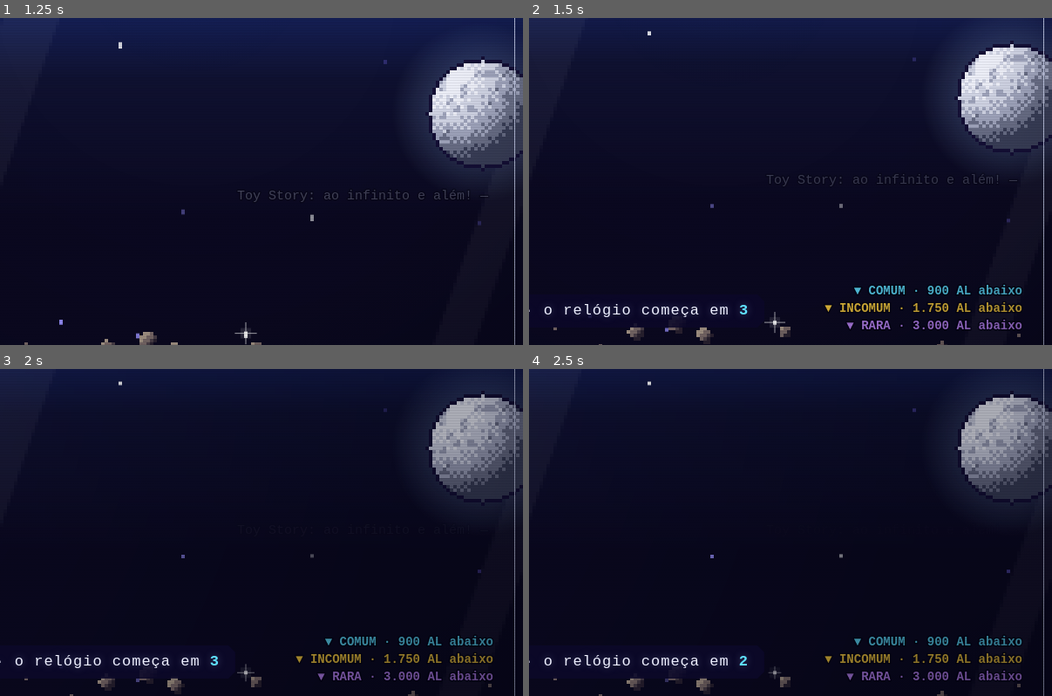
Above: before the commit, frames 1-4 (two rows, left to right).
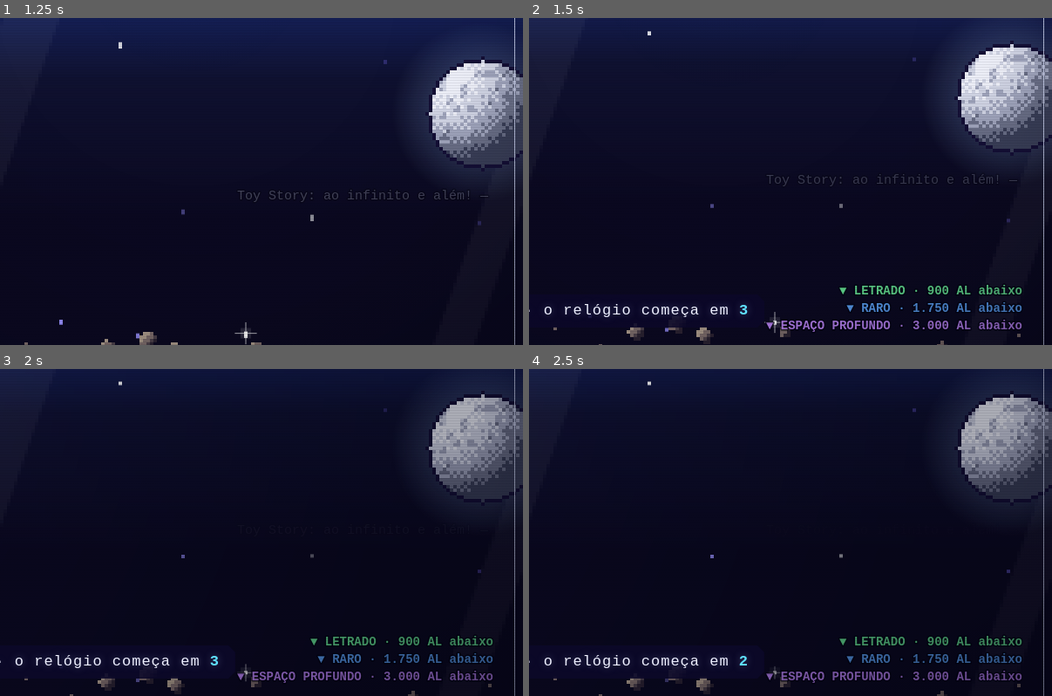
Above: after the commit, the same moments.

Repository: pedro1ace/nichoojogo
Game: browser game, page jogo/index.html
The game is run twice, just before and just after one commit, with the same random seed, the same clock (stepped at 60 frames per second) and the same inputs.
Inputs:
- Up to frame 1 (1.25 s): click "▼ INICIAR VIAGEM ▼" at 0.27 s; tap Space at 1.1 s
- Up to frame 2 (1.5 s): no input
- Up to frame 3 (2 s): tap Space at 1.6 s
- Up to frame 4 (2.5 s): tap Space at 2.1 s
The pictures show only the part of the screen within x 50-100%, y 50-100%; the shares and areas given below are measured in that part.

Frame 1 is identical in both runs. In frame 2, 1.2% of the frame differs, in the area x 45-95%, y 81-96%; in frame 3, 1.2%; in frame 4, 1.2%.

Commit message:
Raridades com novos nomes e cores: óbvia (branco), letrado (verde), raro (azul), espaço profundo (roxo), singularidade (rosa)
Co-Authored-By: Claude Opus 5.5 (1M context) <noreply@anthropic.com>
Claude-Session: https://claude.ai/code/session_01RMtWH58epNxSVSB9XNG4Xh

Diff:
--- a/jogo/cena.js
+++ b/jogo/cena.js
@@ -51,12 +51,12 @@
 
 // Faixas de raridade. "min" é em pontos da resposta.
 const FAIXAS = [
-  { id: "rara", min: 60, nome: "RARA", cor: "#c38bff", emoji: "☄️", frase: "Quase ninguém chega tão fundo." },
-  { id: "incomum", min: 35, nome: "INCOMUM", cor: "#ffd23f", emoji: "🪐", frase: "Poucos foram por esse caminho." },
-  { id: "comum", min: 18, nome: "COMUM", cor: "#5fe1ff", emoji: "🌙", frase: "Boa, mas ainda perto de casa." },
+  { id: "rara", min: 60, nome: "ESPAÇO PROFUNDO", cor: "#c38bff", emoji: "☄️", frase: "Quase ninguém chega tão fundo." },
+  { id: "incomum", min: 35, nome: "RARO", cor: "#5fa8ff", emoji: "🪐", frase: "Poucos foram por esse caminho." },
+  { id: "comum", min: 18, nome: "LETRADO", cor: "#6cf09a", emoji: "🌙", frase: "Boa, mas ainda perto de casa." },
   { id: "obvia", min: 0, nome: "ÓBVIA", cor: "#e8f0ff", emoji: "🛰️", frase: "Todo mundo pensou nessa." },
 ];
-const SUPERNOVA = { id: "supernova", nome: "SUPERNOVA", cor: "#ff4fd8", emoji: "🌟", frase: "Você achou a resposta escondida desta pergunta!" };
+const SUPERNOVA = { id: "supernova", nome: "SINGULARIDADE", cor: "#ff4fd8", emoji: "🌟", frase: "Você achou a resposta escondida desta pergunta!" };
 
 // mistura duas cores "#rrggbb" (k = 0 dá a primeira, 1 dá a segunda)
 function misturarCor(a, b, k) {
@@ -317,7 +317,7 @@
   };
   // cada faixa num tom só (escuro, médio, a cor, e um brilho claro): simples, sem confusão de cores.
   // A supernova fica colorida de propósito.
-  const MONO = { obvia: "#e8f0ff", comum: "#5fe1ff", incomum: "#ffd23f", rara: "#c38bff", nada: "#ff6b81" };
+  const MONO = { obvia: "#e8f0ff", comum: "#6cf09a", incomum: "#5fa8ff", rara: "#c38bff", nada: "#ff6b81" };
   function pintarDeUmaCor(ctx, hex) {
     const c = [1, 3, 5].map((i) => parseInt(hex.slice(i, i + 2), 16));
     const mistura = (k, alvo) => c.map((v) => Math.round(v + (alvo - v) * k));
--- a/jogo/index.html
+++ b/jogo/index.html
@@ -58,7 +58,7 @@
         <summary hidden>como jogar</summary>
         <p>Cada pergunta pede uma palavra de um tema. Você tem 25 segundos.
            Respostas óbvias levam o tardígrado só um pouquinho; as nichadas levam você para o fundo do espaço.
-           Cada pergunta esconde uma <b>supernova</b>, a resposta secreta que vale o dobro.
+           Cada pergunta esconde uma <b>singularidade</b>, a resposta secreta que vale o dobro.
            Errou a grafia? O jogo sugere a correção, e você confirma.</p>
       </details>
     </section>
--- a/jogo/jogo.js
+++ b/jogo/jogo.js
@@ -1,7 +1,7 @@
 // Nicho: regras do jogo diário.
 // Cada pergunta pede uma palavra de um tema; o jogador tem 25 segundos.
 // Quanto mais nichada a resposta, mais pontos e mais fundo o foguete desce.
-// Acertar a "supernova" (a resposta secreta da pergunta) dobra os pontos.
+// Acertar a "singularidade" (a resposta secreta da pergunta; no código, "supernova") dobra os pontos.
 // Vem de outros arquivos: window.NICHO_DADOS (dados.js), Som (som.js),
 // criarCena, faixaDe, FAIXAS, viagem, DURACAO_DESCIDA (cena.js).
 
@@ -729,7 +729,7 @@
     extra.textContent = !h.resposta
       ? ""
       : h.supernova
-        ? "Supernova! A resposta escondida desta pergunta."
+        ? "Singularidade! A resposta escondida desta pergunta."
         : `${faixa.nome[0]}${faixa.nome.slice(1).toLowerCase()} · mais rara que ${Math.round((h.percentil || 0) * 100)}% das respostas`;
     const seta = document.createElement("span");
     seta.className = "seta";
@@ -855,7 +855,7 @@
       if (it.sn) {
         const nota = document.createElement("span");
         nota.className = "nota";
-        nota.textContent = `★ Supernova. ${CURIOSIDADE_SUPERNOVA[cat.id] || "A resposta escondida desta pergunta."}`;
+        nota.textContent = `★ Singularidade. ${CURIOSIDADE_SUPERNOVA[cat.id] || "A resposta escondida desta pergunta."}`;
         li.append(nota);
       }
       lista.append(li);
--- a/jogo/naves.js
+++ b/jogo/naves.js
@@ -108,12 +108,12 @@
         const a = (i / 80) * Math.PI * 2;
         const x = 9.5 + Math.cos(a) * 8.6, y = 5.5 + Math.sin(a) * 2.2;
         if ((Math.sin(a) > 0) !== frente) continue;
-        g.fillStyle = Math.sin(a) > 0 ? "#fff0a8" : "#b8902a";
+        g.fillStyle = Math.sin(a) > 0 ? "#d8ecff" : "#3a6ab8";
         g.fillRect(Math.floor(x), Math.floor(y), 1, 1);
       }
     };
     anel(false);
-    esferaMini(g, 9.5, 5.5, 4.6, ["#7a5410", "#b8861e", "#ffd23f", "#fff0a0"], (x, y) => (y % 3 === 0 ? -0.6 : 0));
+    esferaMini(g, 9.5, 5.5, 4.6, ["#0f2f6a", "#2a62c8", "#5fa8ff", "#c8e4ff"], (x, y) => (y % 3 === 0 ? -0.6 : 0));
     anel(true);
   }
 
Not shown, changed: jogar.html
